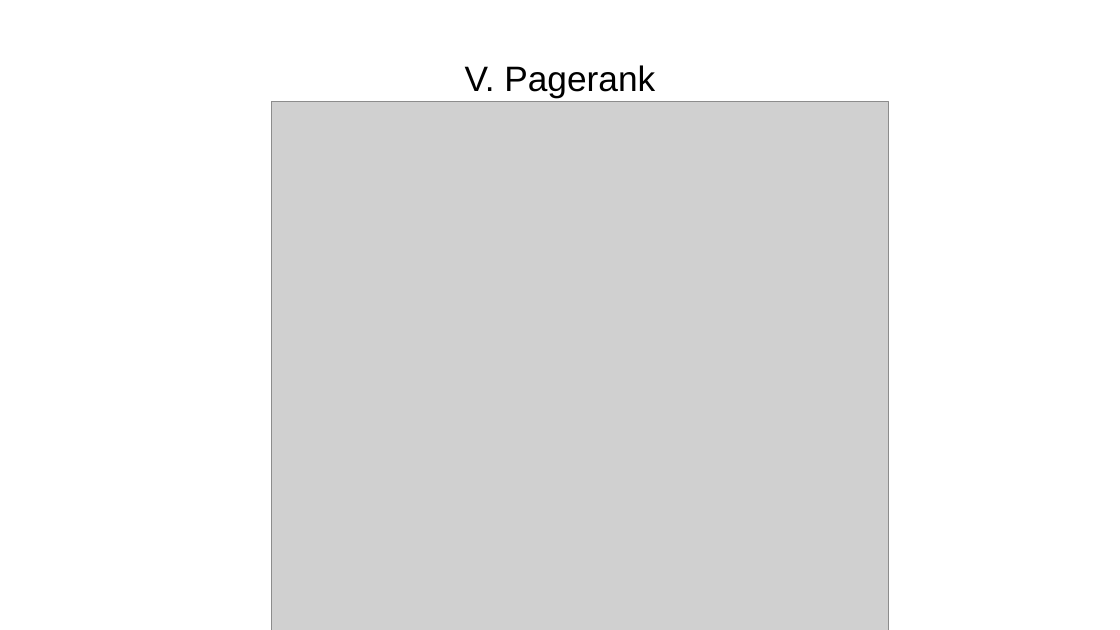
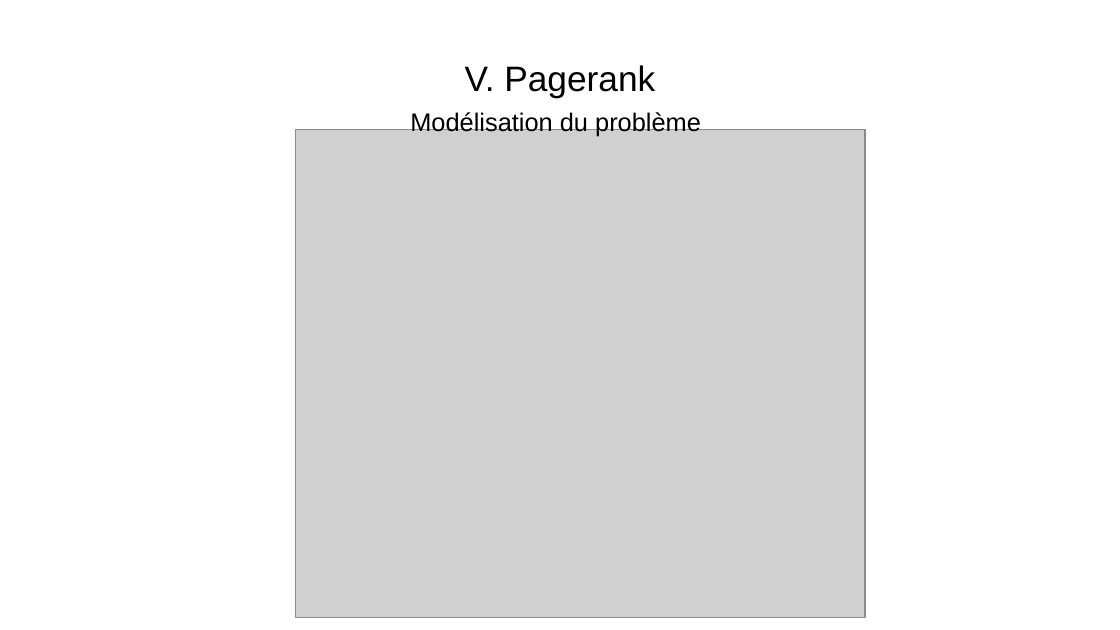
Before and after one commit to WIDEROZ/ESISAR-3A, a slide deck: slide 4 of Mathématiques/Oral/TP2_45 5min.odp. Drawn at 1120x630 pixels with LibreOffice and Linux fonts; fonts in the diff are those of the drawing; grey boxes stand for pictures. Boxes give left, top, right and bottom in pixels: in the first picture for what was removed or moved away, otherwise in the second. Text is boxed around its words. In the diff, an @@ line names an element or a change of style, - is before the commit and + after.

```diff
--- a/Mathématiques/Oral/TP2_45 5min.odp
+++ b/Mathématiques/Oral/TP2_45 5min.odp
@@ text added at <box>410,111,701,137</box>, 18 pt, text #000000 @@
+Modélisation du problème
@@ picture: place and size @@
-picture at <box>271,102,889,630</box>
+picture at <box>296,130,866,618</box>
```
Also in this commit, not shown: 3 other slides changed, 1 slide added, 1 slide removed, 2 other files.
